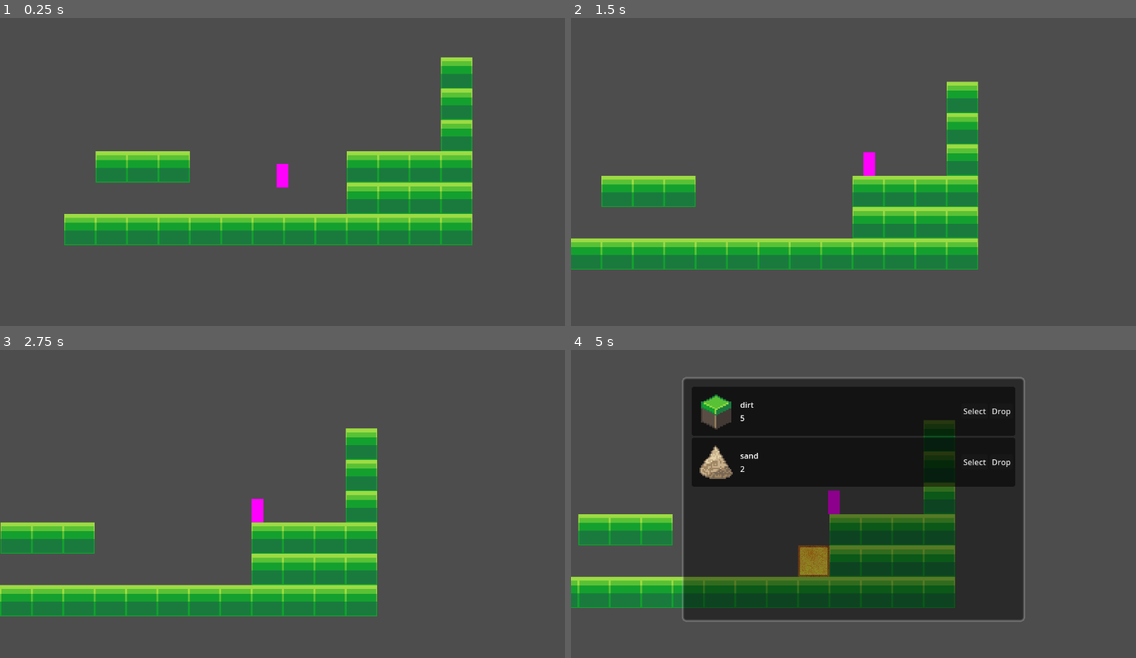
Above: before the commit, frames 1-4 (two rows, left to right).
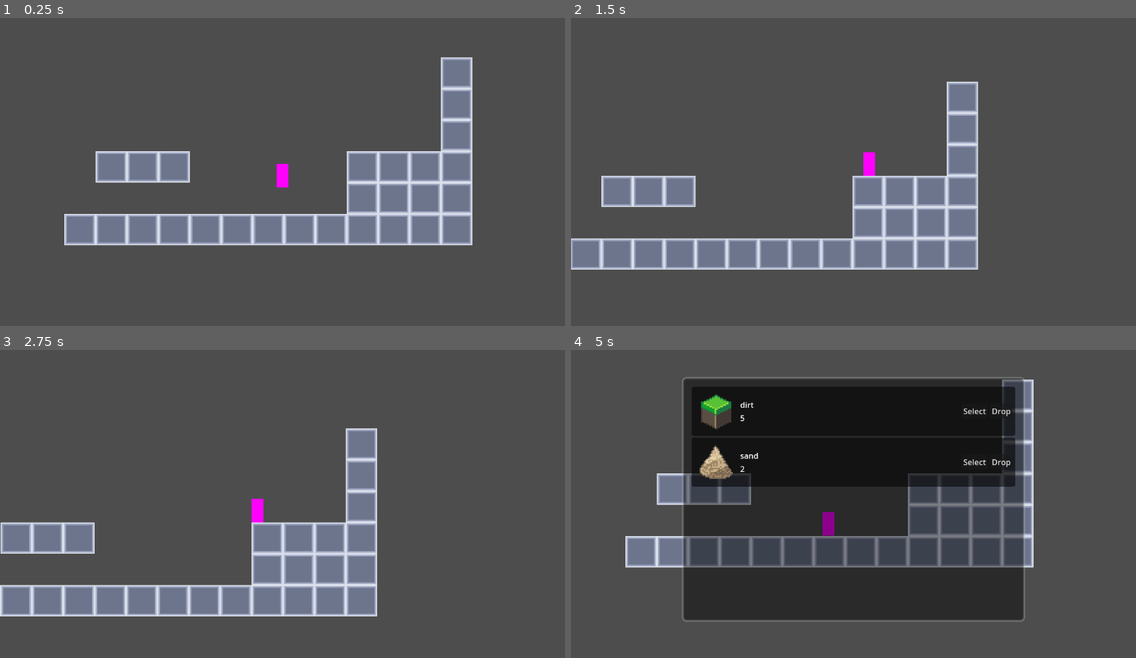
Above: after the commit, the same moments.

Repository: Byakko118/Uberleben
Game: Godot game, scene res://scenes/maps/test_map.tscn
The game is run twice, just before and just after one commit, with the same random seed, the same clock (stepped at 60 frames per second) and the same inputs.
Inputs (mouse positions are in pixels of both pictures, inside the frame that each line leads up to):
- Up to frame 1 (0.25 s): no input
- Up to frame 2 (1.5 s): move the mouse to (977, 150) at 0.52 s; hold D (right) from 0.53 s (still down); click (977, 150) at 0.6 s; tap Space (jump) at 0.77 s; move the mouse to (740, 184) at 1.27 s; right-click (740, 184) at 1.35 s
- Up to frame 3 (2.75 s): tap Space (jump) at 1.52 s; move the mouse to (339, 430) at 2.02 s; release D (right) at 2.03 s; hold A (left) from 2.03 s (still down); click (339, 430) at 2.1 s
- Up to frame 4 (5 s): move the mouse to (825, 562) at 2.77 s; release A (left) at 2.78 s; hold D (right) 2.78-4.28 s; right-click (825, 562) at 2.85 s; tap Space (jump) at 3.02, 3.77, 4.52 s; move the mouse to (1023, 547) at 3.52 s; click (1023, 547) at 3.6 s; tap Tab (toggle_inventory) at 4.15 s; move the mouse to (684, 451) at 4.27 s; hold A (left) from 4.28 s (still down); right-click (684, 451) at 4.35 s

The runs differ from the first frame. In frame 1, 15% of the frame differs, in the area x 11-84%, y 12-74%; in frame 2, 15%; in frame 3, 15%; in frame 4, 25%, in the area x 0-82%, y 9-84%.

Commit message:
Item selection methods for inventory global

Diff:
--- a/scenes/tilesets/testing_ground.tscn
+++ b/scenes/tilesets/testing_ground.tscn
@@ -5,18 +5,21 @@
 [ext_resource type="Texture2D" uid="uid://pwcolwbwpjf8" path="res://resources/item_sprites/test_sprites/test_tiles_3.png" id="3_b7gcc"]
 
 [sub_resource type="TileSetAtlasSource" id="TileSetAtlasSource_besjd"]
+resource_name = "Dirt"
 texture = ExtResource("1_nqve7")
 texture_region_size = Vector2i(64, 64)
 0:0/0 = 0
 0:0/0/physics_layer_0/polygon_0/points = PackedVector2Array(-32, -32, 32, -32, 32, 32, -32, 32)
 
 [sub_resource type="TileSetAtlasSource" id="TileSetAtlasSource_qab45"]
+resource_name = "Stone"
 texture = ExtResource("2_a7otp")
 texture_region_size = Vector2i(64, 64)
 0:0/0 = 0
 0:0/0/physics_layer_0/polygon_0/points = PackedVector2Array(-32, -32, 32, -32, 32, 32, -32, 32)
 
 [sub_resource type="TileSetAtlasSource" id="TileSetAtlasSource_6ug7x"]
+resource_name = "Sand"
 texture = ExtResource("3_b7gcc")
 texture_region_size = Vector2i(64, 64)
 0:0/0 = 0
@@ -26,9 +29,9 @@
 tile_size = Vector2i(64, 64)
 physics_layer_0/collision_layer = 4
 physics_layer_0/collision_mask = 7
-sources/1 = SubResource("TileSetAtlasSource_besjd")
-sources/2 = SubResource("TileSetAtlasSource_qab45")
-sources/3 = SubResource("TileSetAtlasSource_6ug7x")
+sources/0 = SubResource("TileSetAtlasSource_besjd")
+sources/1 = SubResource("TileSetAtlasSource_qab45")
+sources/2 = SubResource("TileSetAtlasSource_6ug7x")
 
 [node name="TestingGround" type="TileMapLayer"]
 tile_set = SubResource("TileSet_l36v3")
--- a/scripts/globals/InventoryManager.gd
+++ b/scripts/globals/InventoryManager.gd
@@ -1,8 +1,9 @@
 extends Node
 
 signal inventory_updated(item_id: ItemID, new_quantity: int)
+signal selection_changed(new_selection: ItemID)  # Emit when selection changes
 
-enum ItemID { DIRT = 1, STONE, SAND }
+enum ItemID { DIRT = 0, STONE, SAND }
 
 # Initialize with starting quantities
 var items: Dictionary = {
@@ -11,12 +12,15 @@
 	ItemID.SAND:  { "name": "sand",  "quantity": 2 }
 }
 
+var selected_item: ItemID = ItemID.DIRT  # Default selection (could also be null)
+
 const ITEM_TEXTURES = {
 	ItemID.DIRT:  preload("res://resources/item_sprites/Dirt.png"),
 	ItemID.STONE: preload("res://resources/item_sprites/Stone.png"),
 	ItemID.SAND:  preload("res://resources/item_sprites/Sand.png")
 }
 
+### --- Item Quantity Management ---
 func modify_item_quantity(item_id: ItemID, quantity: int) -> void:
 	if not items.has(item_id):
 		push_error("Tried to modify nonexistent item: %s" % item_id)
@@ -25,6 +29,27 @@
 	items[item_id]["quantity"] = max(items[item_id]["quantity"] + quantity, 0)
 	emit_signal("inventory_updated", item_id, items[item_id]["quantity"])
 
+	# If selected item runs out, auto-deselect it
+	if item_id == selected_item and items[item_id]["quantity"] <= 0:
+		set_selected_item(0)
+
+### --- Selection Management ---
+func set_selected_item(item_id: ItemID) -> void:
+	# Only allow selecting items that exist and have quantity > 0
+	if item_id != null and (not items.has(item_id) or items[item_id]["quantity"] <= 0):
+		return
+
+	if selected_item != item_id:
+		selected_item = item_id
+		emit_signal("selection_changed", selected_item)
+
+func get_selected_item() -> ItemID:
+	return selected_item
+
+func has_selected_item() -> bool:
+	return selected_item != null and items[selected_item]["quantity"] > 0
+
+### --- Helper Methods (unchanged) ---
 func get_item_name(item_id: ItemID) -> String:
 	return items.get(item_id, {}).get("name", "")
 
